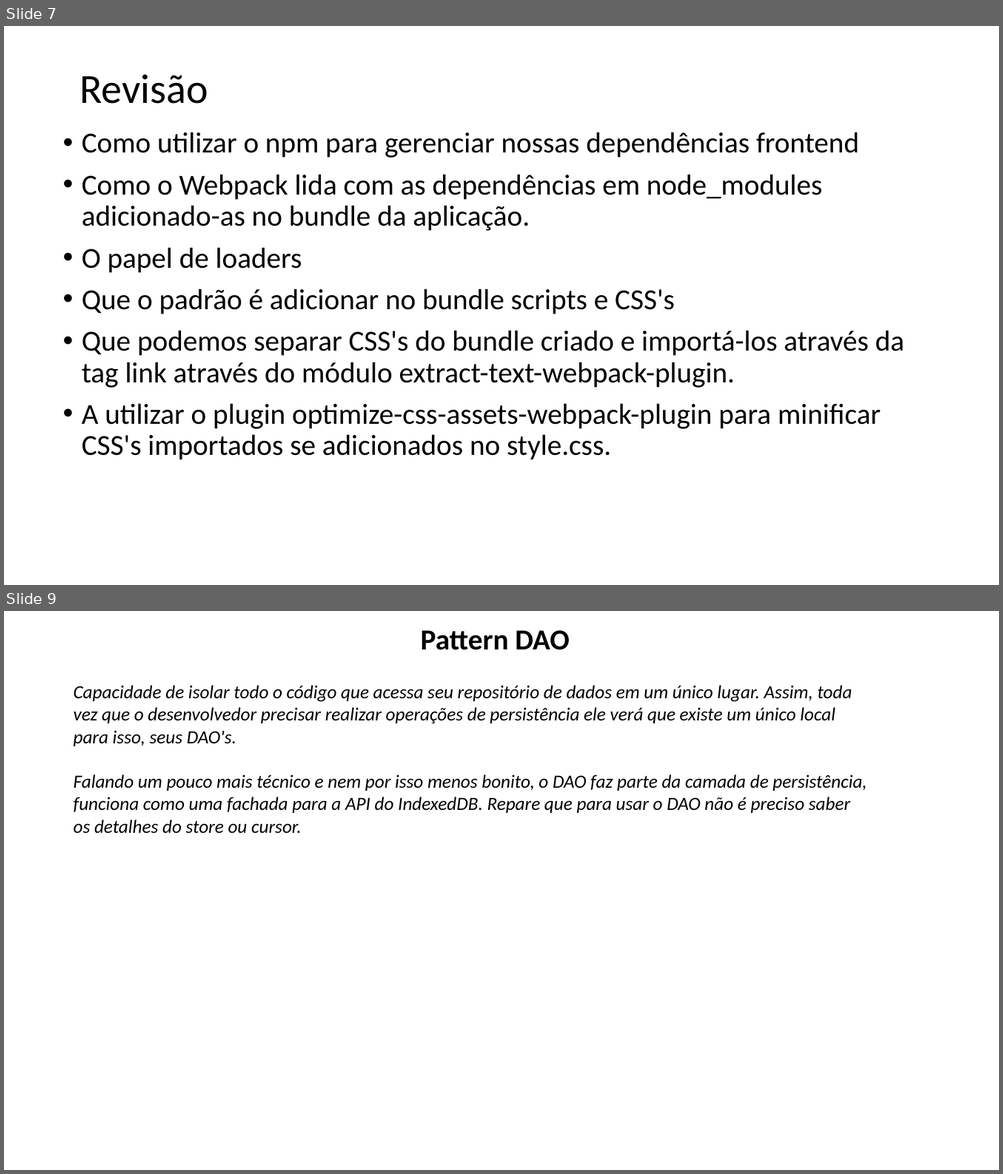
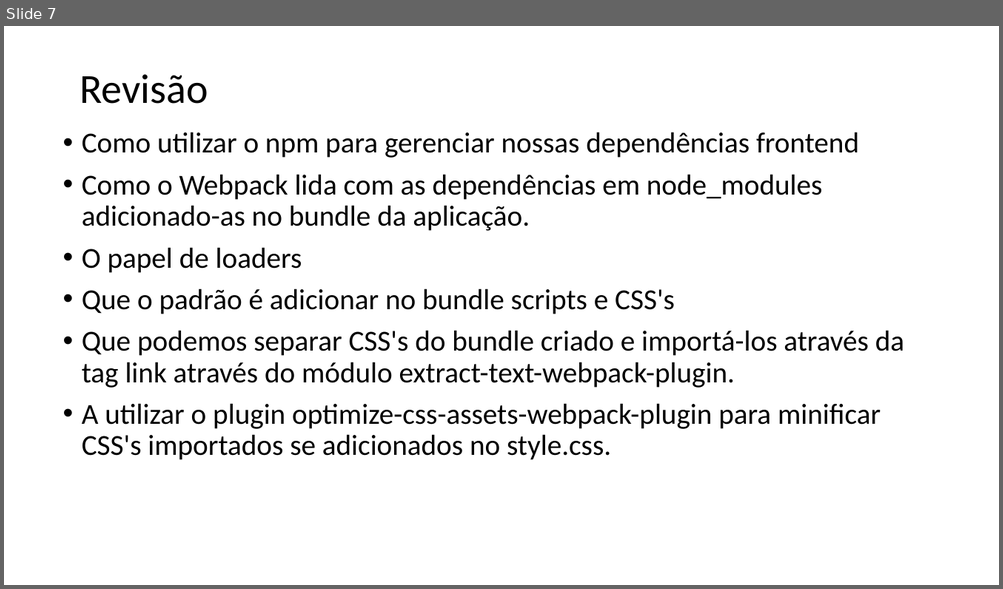
Before and after one commit to lacsousa/webpack, a slide deck: docs/Webpack-resumo.pptx. Shown one above the other, each under a label of ours: slides 7 and 9 before the commit, slide 7 after it; the slides between them are not shown. The pictures are 1003x1174 and 1003x589 pixels, drawn with LibreOffice and Linux fonts; fonts in the diff are those of the drawing. Boxes give left, top, right and bottom in pixels: in the first picture for what was removed or moved away, otherwise in the second. Text is boxed around its words. In the diff, an @@ line names an element or a change of style, - is before the commit and + after.

```diff
--- a/docs/Webpack-resumo.pptx
+++ b/docs/Webpack-resumo.pptx
@@ slide 9 removed at (4,611,999,1170), background #FFFFFF @@
@@ title removed at (421,630,569,650) @@
-Pattern DAO
@@ text removed at (74,685,866,834) @@
-Capacidade de isolar todo o código que acessa seu repositório de dados em um único lugar. Assim, toda vez que o desenvolvedor precisar realizar operações de persistência ele verá que existe um único local para isso, seus DAO's.
-Falando um pouco mais técnico e nem por isso menos bonito, o DAO faz parte da camada de persistência, funciona como uma fachada para a API do IndexedDB. Repare que para usar o DAO não é preciso saber os detalhes do store ou cursor.
```
Also in this commit, not shown: 2 slides added, 2 other slides removed, 4 other files.
